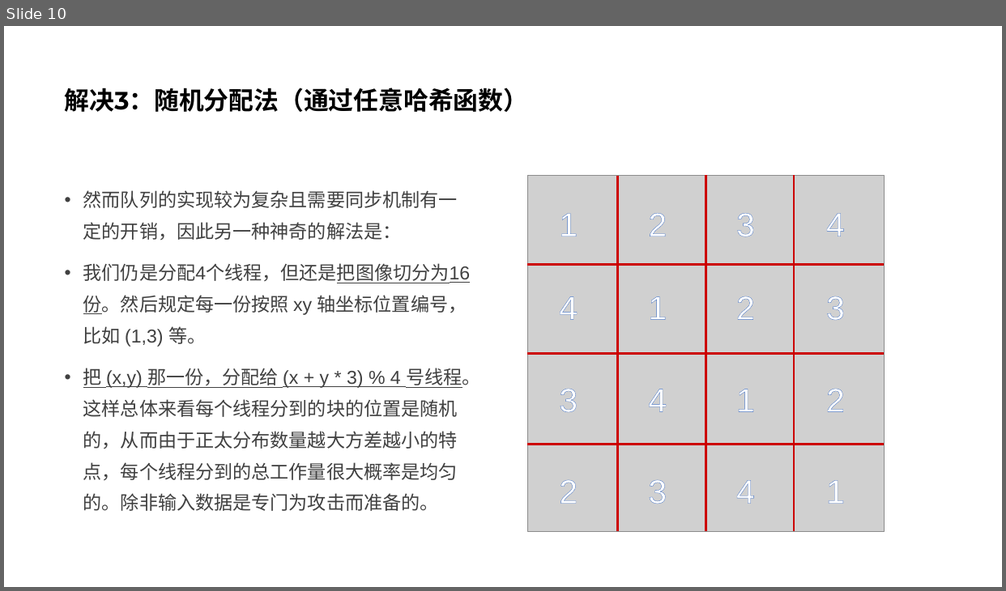
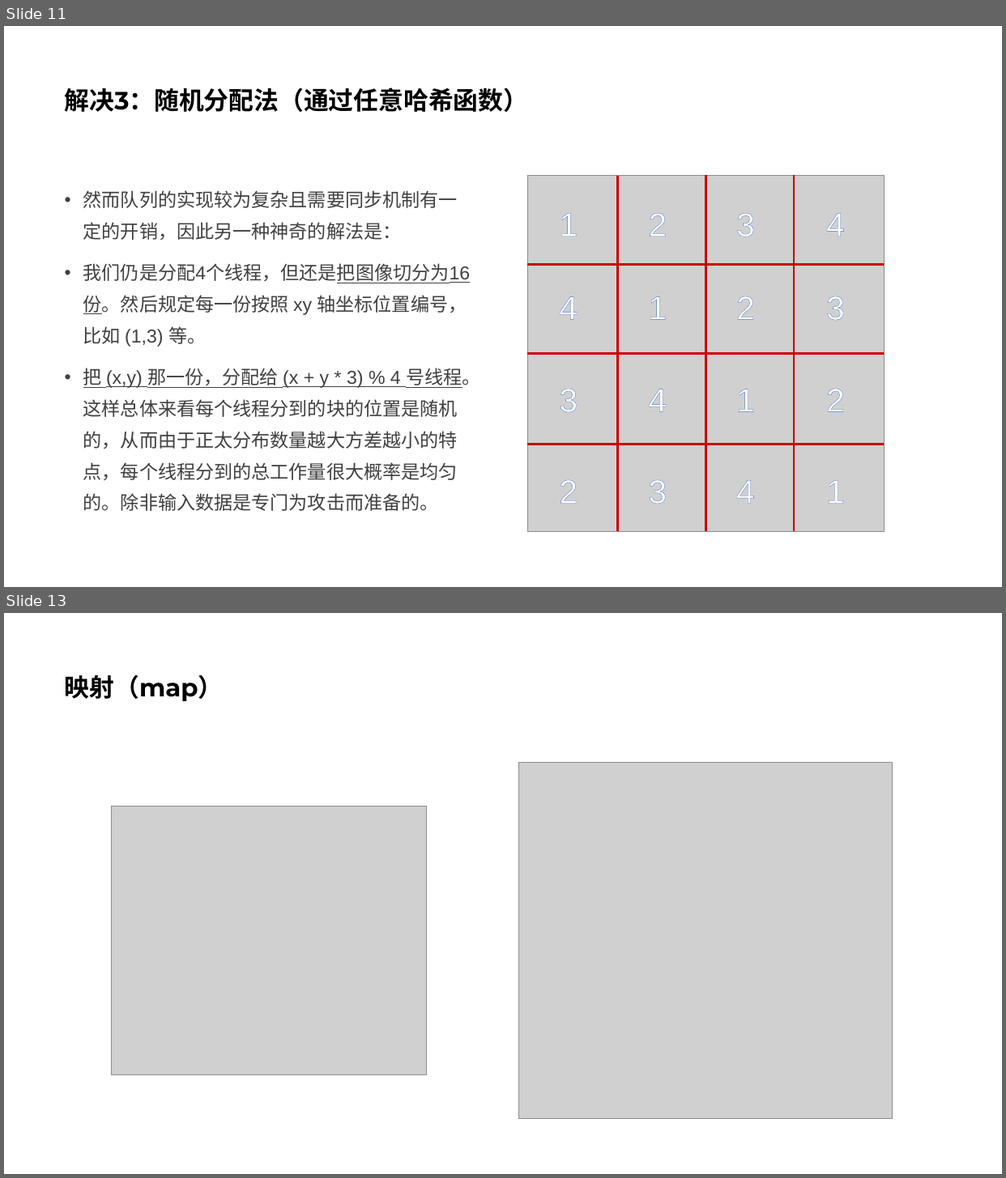
Before and after one commit to parallel101/course, a slide deck: 06/slides.pptx. Shown one above the other, each under a label of ours: slide 10 before the commit, slides 11 and 13 after it; the slides between them are not shown. The pictures are 1006x591 and 1006x1178 pixels, drawn with LibreOffice and Linux fonts; fonts in the diff are those of the drawing; grey boxes stand for pictures. Boxes give left, top, right and bottom in pixels: in the first picture for what was removed or moved away, otherwise in the second. Text is boxed around its words. In the diff, an @@ line names an element or a change of style, - is before the commit and + after.

```diff
--- a/06/slides.pptx
+++ b/06/slides.pptx
@@ slide 13 added at (x1=4, y1=613, x2=1002, y2=1174), background #FFFFFF @@
@@ title added at (x1=65, y1=675, x2=224, y2=701), 24 pt, text #000000, bold @@
+映射（map）
@@ picture added at (x1=519, y1=763, x2=893, y2=1119) @@
@@ picture added at (x1=112, y1=806, x2=427, y2=1075) @@
@@ what was slide 10 is now slide 11 @@
```
Also in this commit, not shown: 2 slides changed, 3 other slides added, 1 slide removed, 12 other files.
